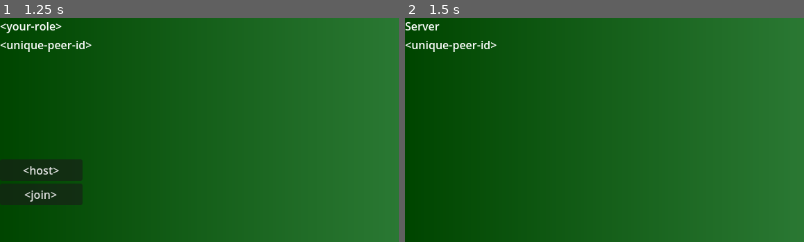
Above: before the commit, frames 1-2 (left to right).
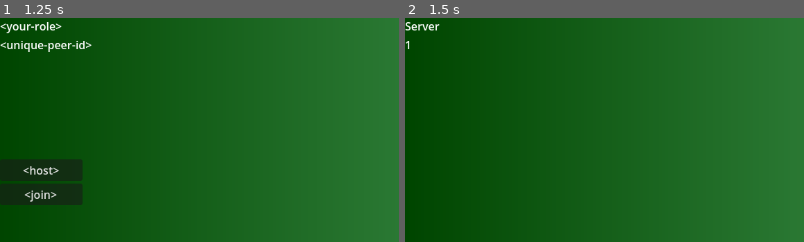
Above: after the commit, the same moments.

Repository: Boyquotes/team-wiitanks-godot-4-networking
Game: Godot game, scene res://scenes/game.tscn
Same seed, same stepped clock (60 frames per second), same inputs: the game is played once before the commit and once after it.
Inputs (mouse positions are % of the whole screen's width and height, from its top left):
- Up to frame 1 (1.25 s): click (48, 95) at 0.52 s; type "12" at 0.6 s
- Up to frame 2 (1.5 s): click "<host>" at 1.25 s
The pictures show only the part of the screen within x 0-50%, y 0-50%; the shares and areas given below are measured in that part.

Frame 1 is identical in both runs. In frame 2, 0.4% of the frame differs, in the area x 0-24%, y 10-16%.

Commit message:
join and host handlers

Diff:
--- a/scripts/main.gd
+++ b/scripts/main.gd
@@ -10,13 +10,29 @@
 
 
 func _on_buttonhost_pressed():
+	# hide buttons, show this machine is a server
 	get_node("container-network-info/network-role").text = "Server"
 	get_node("container-menu").visible = false
 
+	# instruct multiplayerPeer to make a server, listening on PORT
+	multiplayerPeer.create_server(PORT)
+	# register multiplayerPeer object to handle multiplayer operations in multiplayer api
+	multiplayer.multiplayer_peer = multiplayerPeer
+	# each peer on network has unique id, display this machine's unique id
+	get_node("container-network-info/label-peer-id").text = str(multiplayer.get_unique_id())
 
 func _on_buttonjoin_pressed():
+	# hide buttons, show this machine is a client
 	get_node("container-network-info/network-role").text = "Client"
 	get_node("container-menu").visible = false
+
+	# instruct multiplayerPeer to make a client, connect to ADDRESS and listen on PORT
+	multiplayerPeer.create_client(ADDRESS, PORT)
+
+	multiplayer.multiplayer_peer = multiplayerPeer
+	get_node("container-network-info/label-peer-id").text = str(multiplayer.get_unique_id())
+
+
 
 
 func _on_messageinput_text_submitted(new_text):
